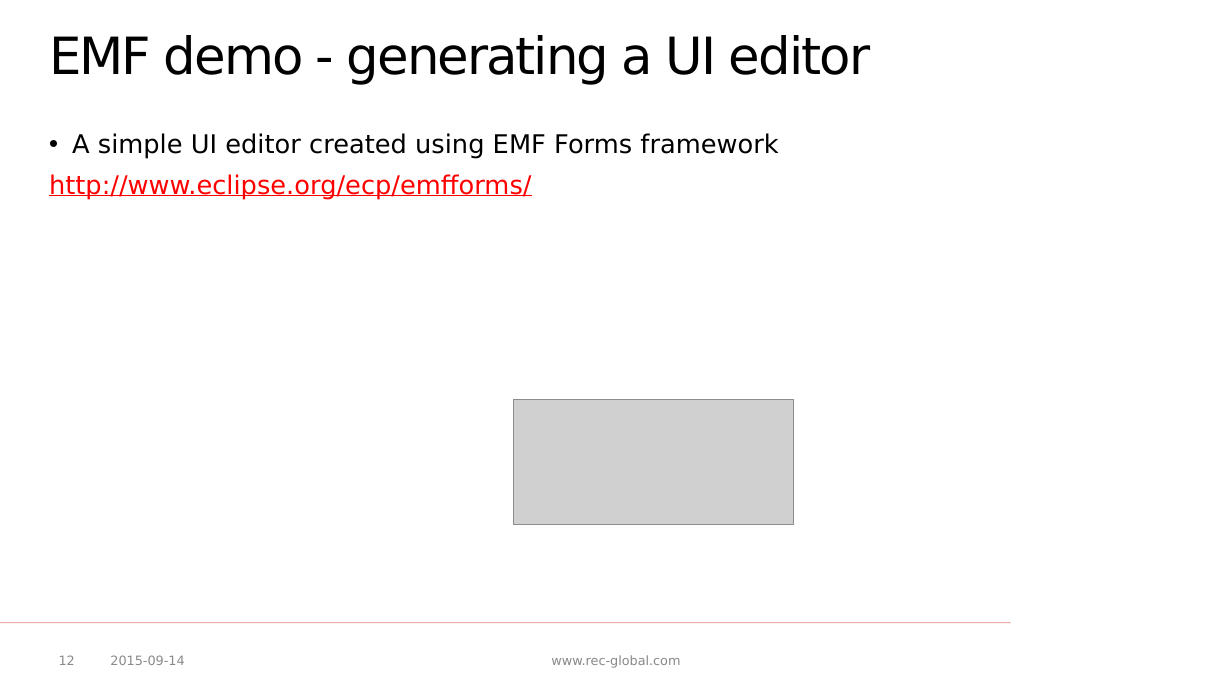
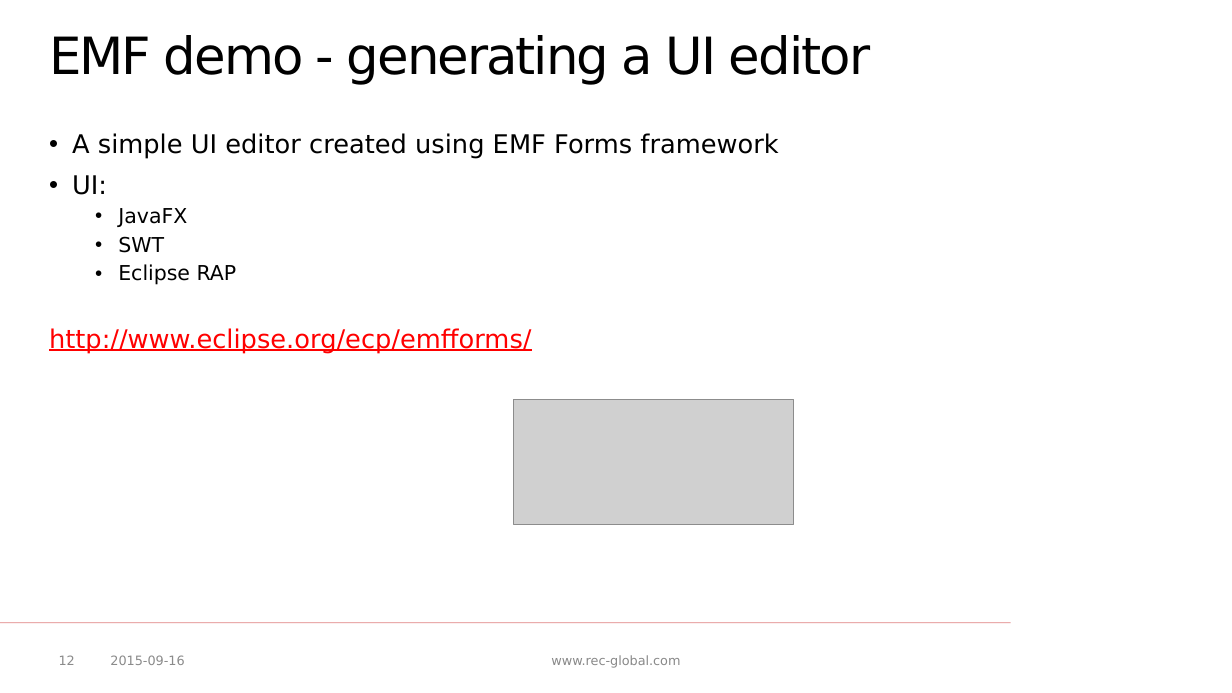
Before and after one commit to p-zalejko/jug_emf, a slide deck: slide 12 of JUG - EMF.pptx. Drawn at 1232x693 pixels with LibreOffice and Linux fonts; fonts in the diff are those of the drawing; grey boxes stand for pictures; background and template pictures are left out. Boxes give left, top, right and bottom in pixels: in the first picture for what was removed or moved away, otherwise in the second. Text is boxed around its words. In the diff, an @@ line names an element or a change of style, - is before the commit and + after.

Commit message:
added an editor for a model

```diff
--- a/JUG - EMF.pptx
+++ b/JUG - EMF.pptx
@@ text at [72, 175, 237, 285]: paragraphs added @@
+• UI:
+  • JavaFX
+  • SWT
+  • Eclipse RAP
@@ text at [110, 655, 184, 665]: text changed @@
-2015-09-14
+2015-09-16
```
Also in this commit, not shown: 12 other slides changed, 10 other files.
